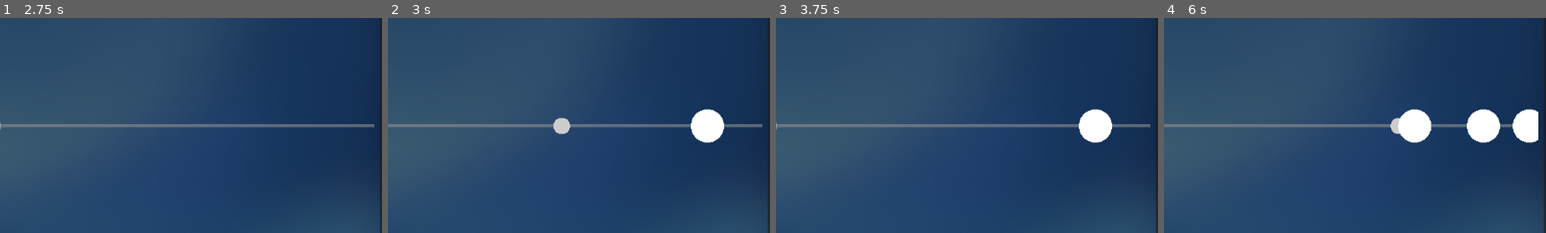
Above: before the commit, frames 1-4 (left to right).
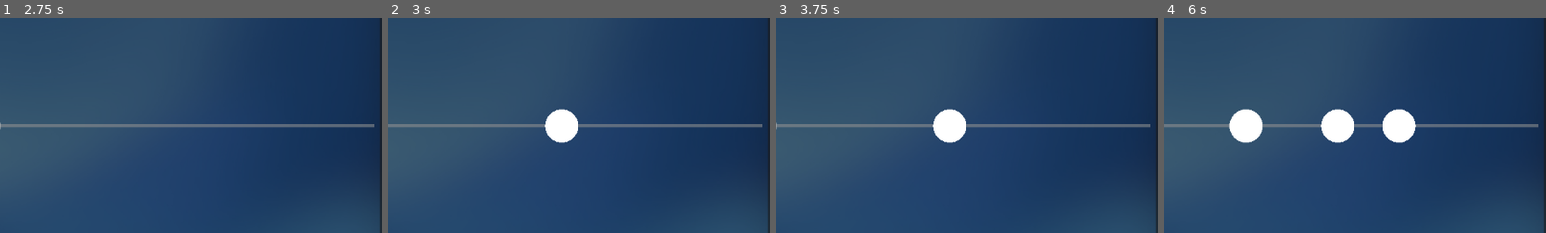
Above: after the commit, the same moments.

Repository: thezqs/Duality
Game: Godot game, scene res://editor/root_editor.tscn
The game is run twice, just before and just after one commit, with the same random seed, the same clock (stepped at 60 frames per second) and the same inputs. Sound files missing from this copy of the repository are replaced by a short silence.
Inputs (mouse positions are % of the whole screen's width and height, from its top left):
- Up to frame 1 (2.75 s): click "Add Note" at 0.5 s; click "Add Note" at 1.25 s; click "Add Note" at 2 s
- Up to frame 2 (3 s): tap Enter at 2.75 s; move the mouse to (72, 45) at 2.77 s; click (72, 45) at 2.92 s
- Up to frame 3 (3.75 s): tap Space at 3.5 s; drag from (30, 55) to (73, 50) at 3.52 s
- Up to frame 4 (6 s): tap Enter at 4.25, 5.75 s; move the mouse to (60, 28) at 4.27 s; click (60, 28) at 4.42 s; tap Space at 5 s; drag from (45, 70) to (60, 50) at 5.02 s; move the mouse to (80, 65) at 5.77 s; click (80, 65) at 5.92 s
The pictures show only the part of the screen within x 49-99%, y 25-75%; the shares and areas given below are measured in that part.

Frame 1 is identical in both runs. In frame 2, 2.2% of the frame differs, in the area x 41-88%, y 42-59%; in frame 3, 2.2%; in frame 4, 5.5%, in the area x 17-98%, y 42-59%.

Commit message:
mejora del editor (correccion de un bug al colocar notas)

Diff:
--- a/editor/line_editor.gd
+++ b/editor/line_editor.gd
@@ -46,18 +46,11 @@
 	if event is InputEventMouseButton:
 		match event.button_index:
 			MOUSE_BUTTON_LEFT:
-				var pos_x = event.position.x * 1.5
-
-				print(Manager.current_time)
-
-				print(Editor.current_time_steps)
+				var pos_x = (event.position.x - 288) * 2
 
 				var current_time_steps = snapped(Editor.current_time_steps, 1.0)
 				var time_init_steps = current_time_steps - Editor.time_before_note
 				var time_init_seg = Editor.steps_to_seconds(time_init_steps)
-
-				print(time_init_seg)
-				print(Editor.steps_to_seconds(current_time_steps))
 
 				note_select = %Line.add_note(pos_x, time_init_seg, Editor.steps_to_seconds(current_time_steps) )
 
